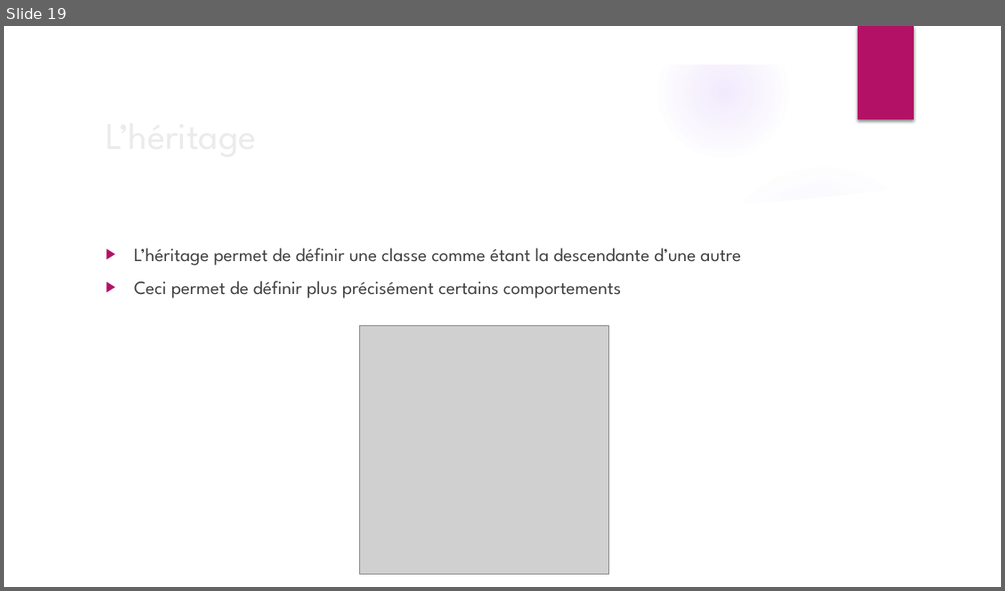
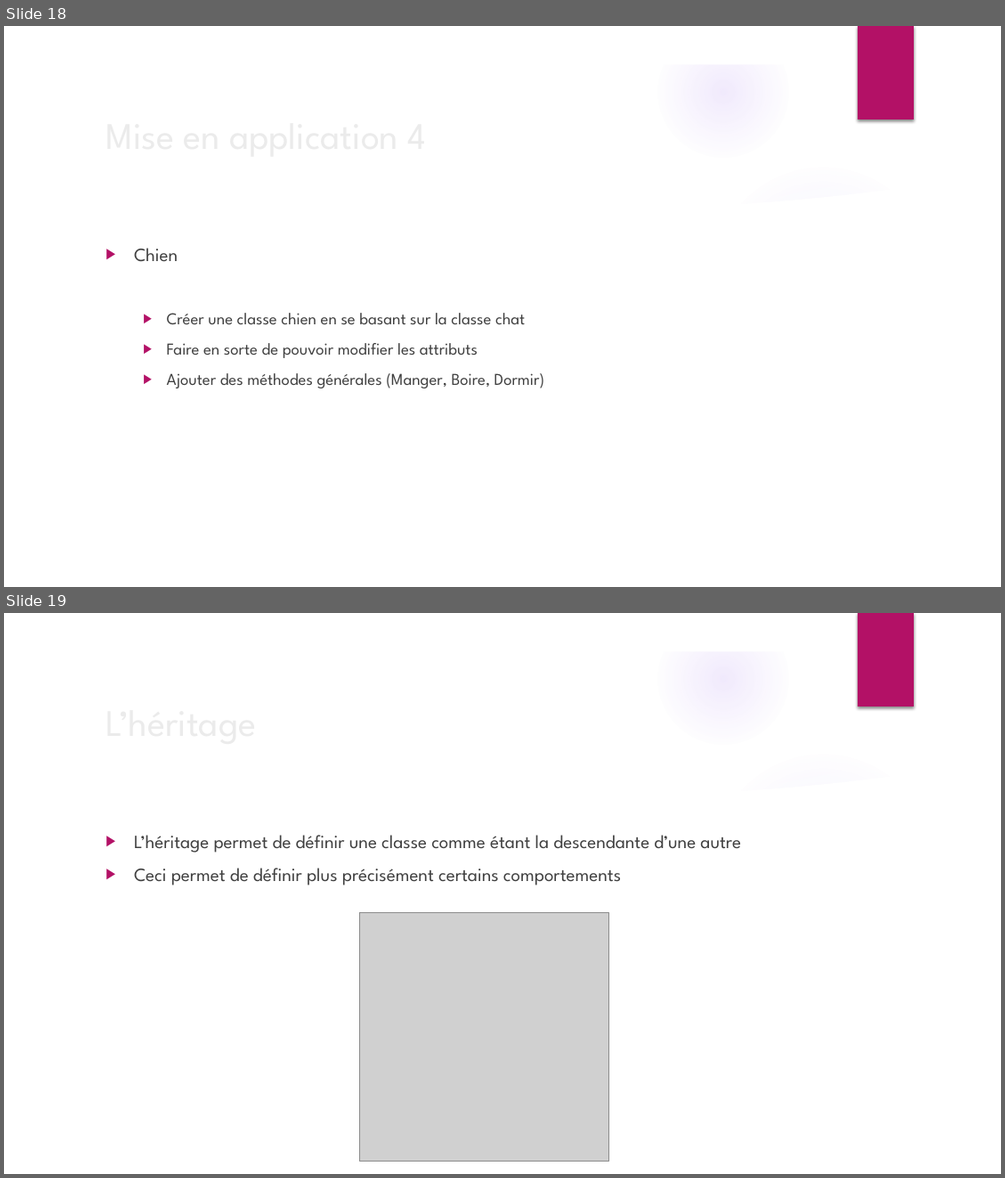
Before and after one commit to bjaout/CoursPOO, a slide deck: Cours de POO.pptx. Shown one above the other, each under a label of ours: slide 19 before the commit, slides 18 and 19 after it. The pictures are 1005x591 and 1005x1178 pixels, drawn with LibreOffice and Linux fonts; fonts in the diff are those of the drawing; grey boxes stand for pictures; background and template pictures are left out. Boxes give left, top, right and bottom in pixels: in the first picture for what was removed or moved away, otherwise in the second. Text is boxed around its words. In the diff, an @@ line names an element or a change of style, - is before the commit and + after.

```diff
--- a/Cours de POO.pptx
+++ b/Cours de POO.pptx
@@ slide 18 added at (4, 26, 1001, 587), background picture (left out); not listed: 9 template elements that a slide beside it also shows @@
@@ title added at (98, 105, 815, 163), 36 pt, text #EBEBEB @@
+Mise en application 4
@@ text added at (134, 248, 544, 388), 16 pt, text #404040 @@
+▶ Chien
+  ▶ Créer une classe chien en se basant sur la classe chat
+  ▶ Faire en sorte de pouvoir modifier les attributs
+  ▶ Ajouter des méthodes générales (Manger, Boire, Dormir)
```
Also in this commit, not shown: 1 slide changed, 3 other slides added.
